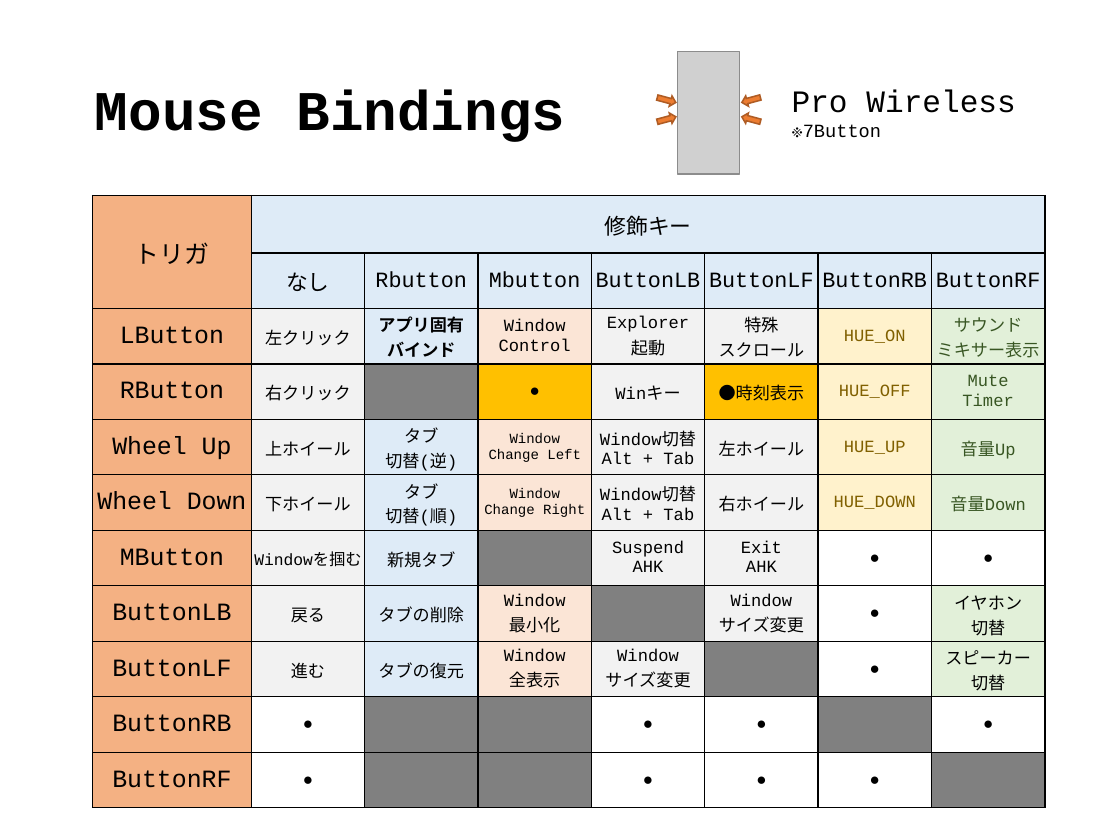
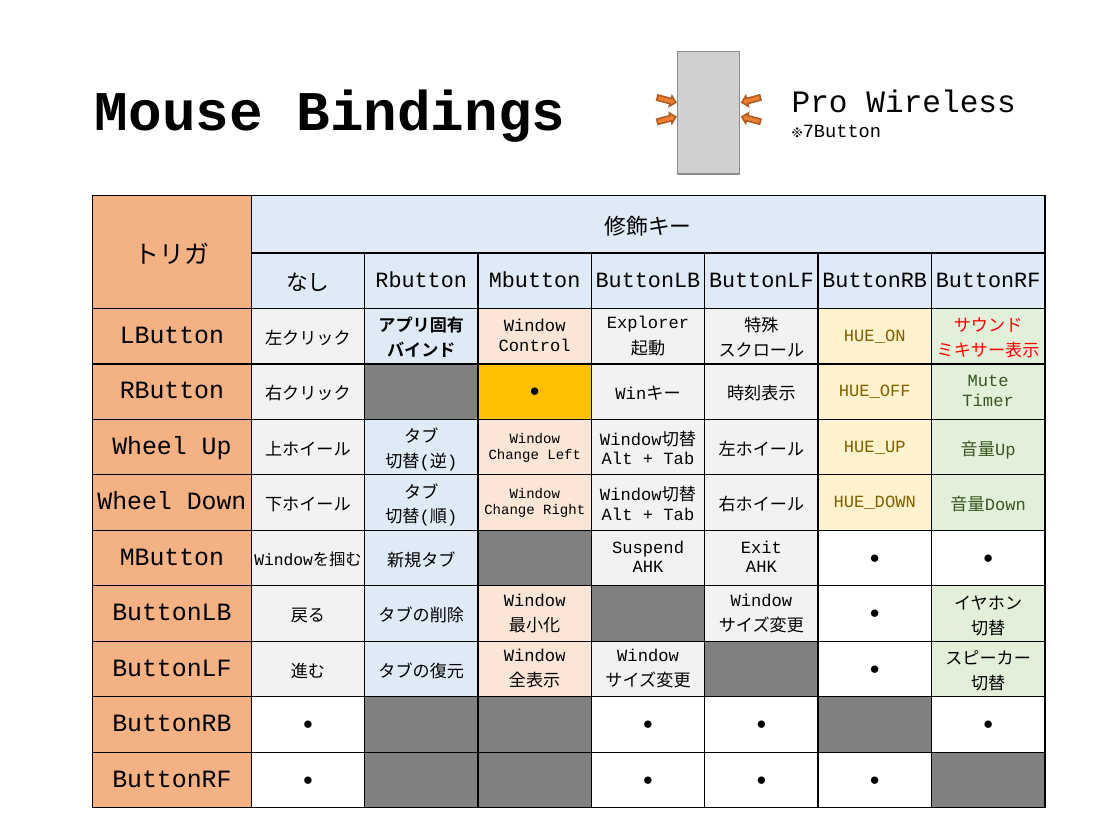
Before and after one commit to ittooo66/myAHK, a slide deck: slide 11 of MANUAL.pptx. Drawn at 1120x840 pixels with LibreOffice and Linux fonts; fonts in the diff are those of the drawing; grey boxes stand for pictures. Boxes give left, top, right and bottom in pixels: in the first picture for what was removed or moved away, otherwise in the second. Text is boxed around its words. In the diff, an @@ line names an element or a change of style, - is before the commit and + after.

```diff
--- a/MANUAL.pptx
+++ b/MANUAL.pptx
@@ table at (x1=93, y1=196, x2=1044, y2=809) @@
-row 4, column 6: ●時刻表示
+row 4, column 6: 時刻表示
@@ fill #FFC000 to #F2F2F2 in row 4, column 6 @@
@@ text colour #385723 to #FF0000 in "サウンド", "ミキサー表示" @@
```
Also in this commit, not shown: 6 other slides changed.
